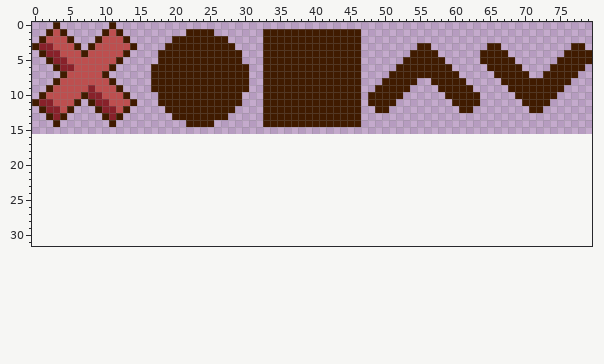
Edited in one commit: sprite sheet (res/icons.png). The first picture shows the starting point.
The file is 80x16 pixels. The old version is drawn lined up with the new one, on the new canvas.
The same view after the edit:
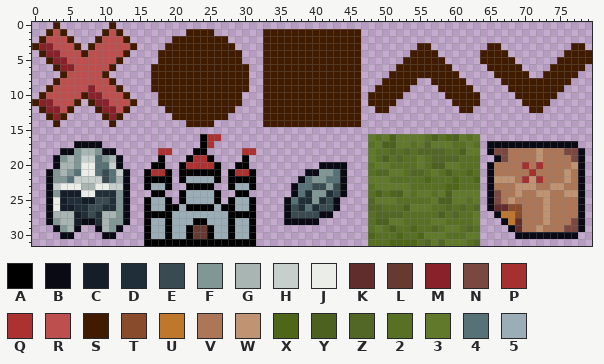
Palette (. is transparent): A #000000  B #090a14  C #151d28  D #202e37  E #394a50  F #819796  G #a8b5b2  H #c7cfcc  J #ebede9  K #602c2c  L #663931  M #88212a  N #7a4841  P #a53030  Q #ac3232  R #bd4f4f  S #401b00  T #884b2b  U #be772b  V #ad7757  W #c09473  X #4e6618  Y #4c611f  Z #526626  2 #587024  3 #60792a  4 #577277  5 #9badb7
Difference:
canvas 80x16 -> 80x32
Changed rows in their new state; - is an unchanged pixel.
first column x 2:
16 ----------------------AQQ---------------------323Y33332Y2XY323---------------
17 ----BBBB--------------AQ----------------------23YY3323Z3332232-BBBBBBBBBBBBB-
18 --BBFGGFBB------QQ---AA-----QQ----------------322Z2Z2ZZZZ22Y33-BNNVVVVWVVVNNB
19 -BFGFHH4FGB-----A---AQQA----A-----------------32Y2Z2232ZZZZ222--BNVVVVWVVVVNB
20 -BGGFJJ44HB----AA--AQQQQA--AA----------BBBB---233222232YY33222-BVVVVPVPVVVVWB
21 BFGF4JJ4E4HB--AQQA-AAAAAA-AQQA-------BBFF4B---2ZZ332ZZ232Y22X2-BVVVVVPVVVVWVB
22 BFF4HHHHE4GB--AAAA-A5555A-AAAA------B4FF44B---33322222X222X22X-BWWWVPWPVVVWVB
23 BHJJJGGJJHHB--A55A--AAAA--A55A-----B44EEFEB---23333322222XX222-BVVVWWWVVWWVVB
24 BFCCCJJDDDFB---AA--A5555A--AA------B4DFFDEB---2Y2XY323323Y3333-BNVVWVVWWVVWWB
25 BJCDDCCEEDFB--A55A-A5555A-A55A----B4DDFDEB----Z333222223YY3323-BNVWVVVVWVVVVB
26 BJCCDDEEDDFB--A55AA5AAAA5AA55A----BED4DEEB----ZZ222Y33322Z2Z2Z-BKKTTVVVWVVVVB
27 BGGGCDEDGGFB--AAAA55555555AAAA----BEEEEBB-----2ZZZZ22222Y2Z223--BUUTVVVWVVVVB
28 BFGGCBBDGFFB--A55A555AA555A55A----BBBBB-------2YY3322223322223---BUKVVVWVVVNB
29 -BFGB--BGFB---A55A55ALLA55A55A----------------232Y22X22Z2332Z2----BKVVWVVVNNB
30 --BB----BB----A55A55ALLA55A55A----------------X222X22X33322233-----BBBBBBBBB-
31 --------------AAAAAAAAAAAAAAAA----------------222XXXX2Z3Z3332Z---------------
Changed places in both pictures, as pixel boxes (x1, y1, x2, y2):
added: (46, 134, 256, 246)
added: (368, 134, 585, 246)
added: (284, 162, 347, 225)
